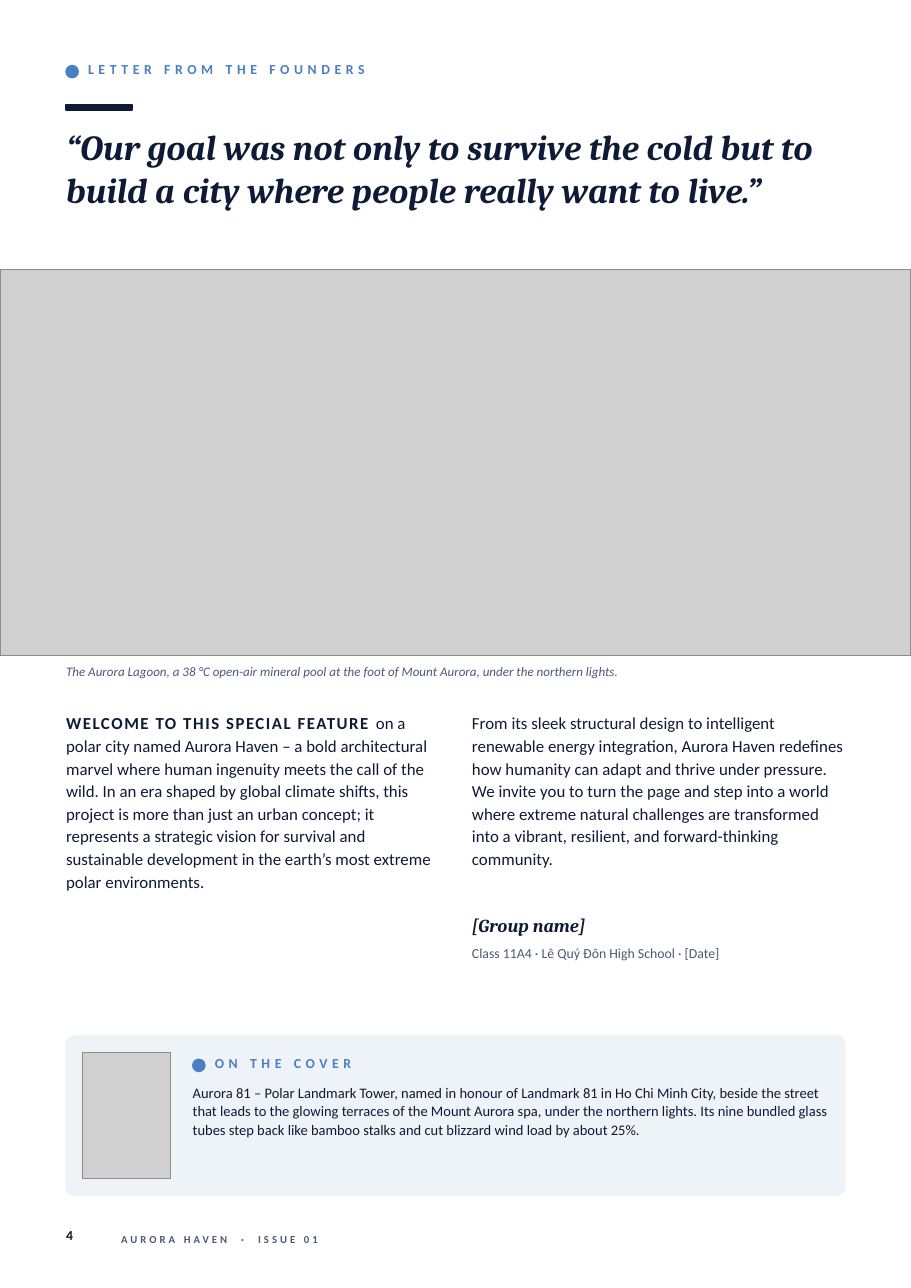
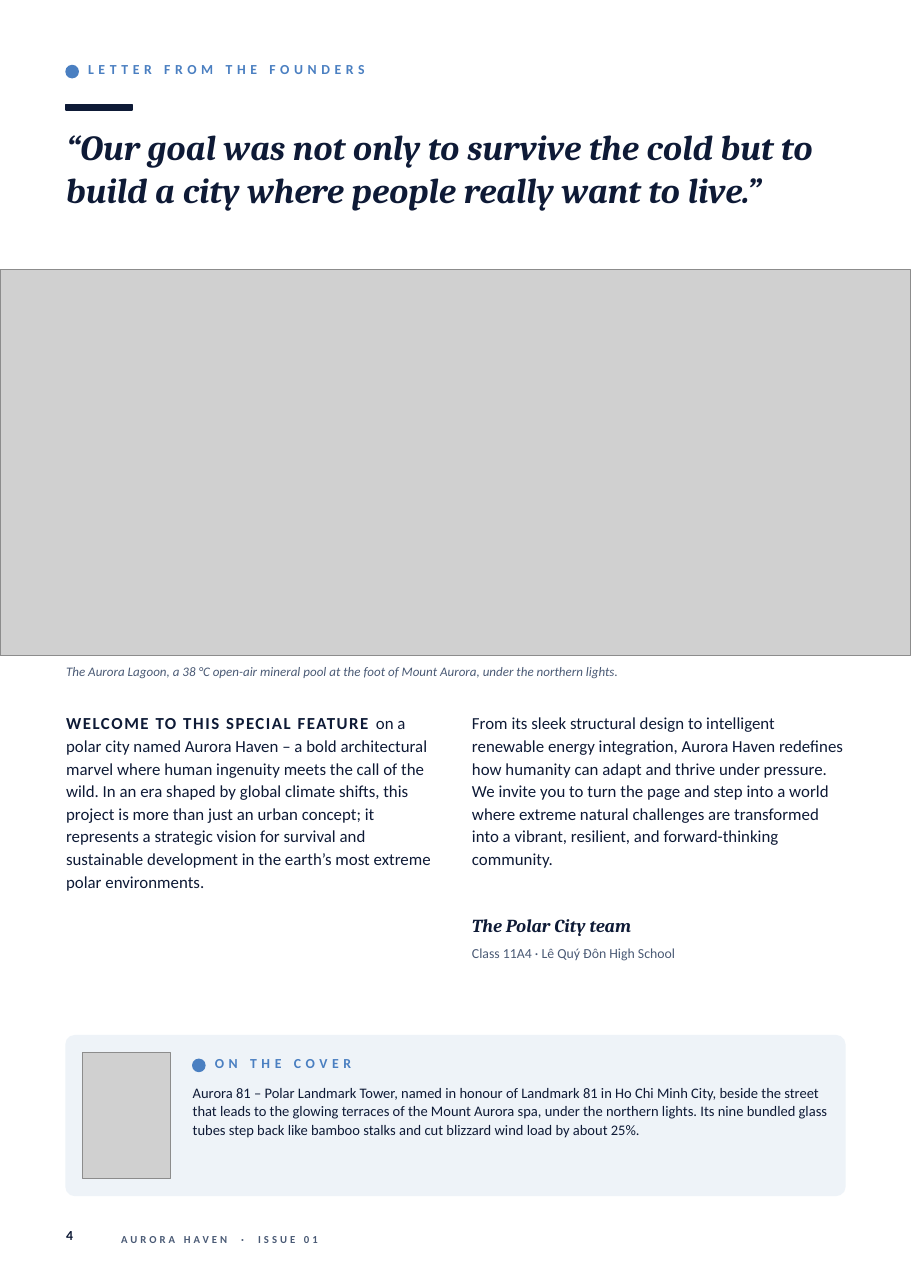
Before and after one commit to HiroKasumi-bit/chatbox-bi-n-o, a slide deck: slide 4 of output/Aurora_Haven_Magazine.pptx. Drawn at 911x1288 pixels with LibreOffice and Linux fonts; fonts in the diff are those of the drawing; grey boxes stand for pictures. Boxes give left, top, right and bottom in pixels: in the first picture for what was removed or moved away, otherwise in the second. Text is boxed around its words. In the diff, an @@ line names an element or a change of style, - is before the commit and + after.

```diff
--- a/output/Aurora_Haven_Magazine.pptx
+++ b/output/Aurora_Haven_Magazine.pptx
@@ text at <box>472,919,631,936</box>: text changed @@
-[Group name]
+The Polar City team
@@ text at <box>472,948,675,961</box>: text changed @@
-Class 11A4 · Lê Quý Đôn High School · [Date]
+Class 11A4 · Lê Quý Đôn High School
```
Also in this commit, not shown: 3 other slides changed, 3 other files.
